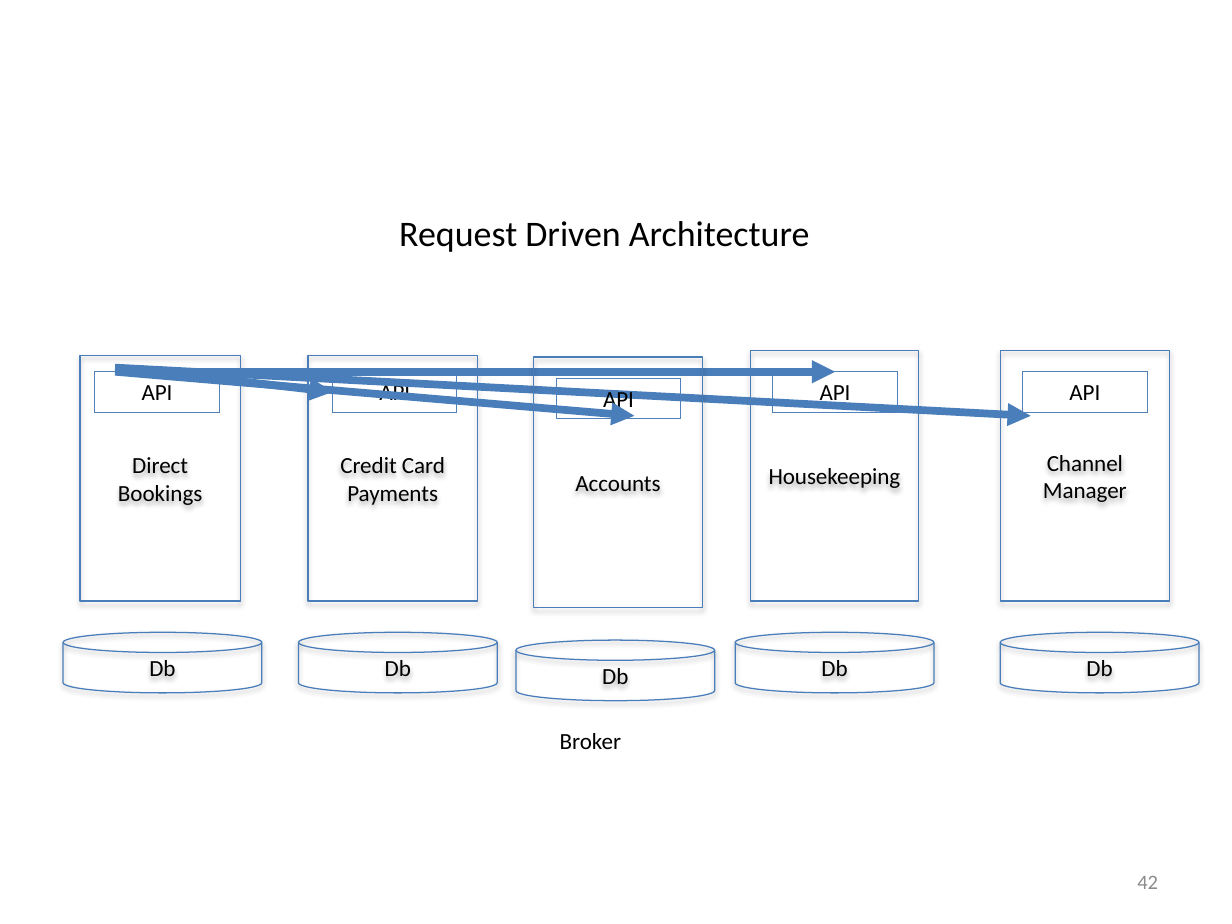
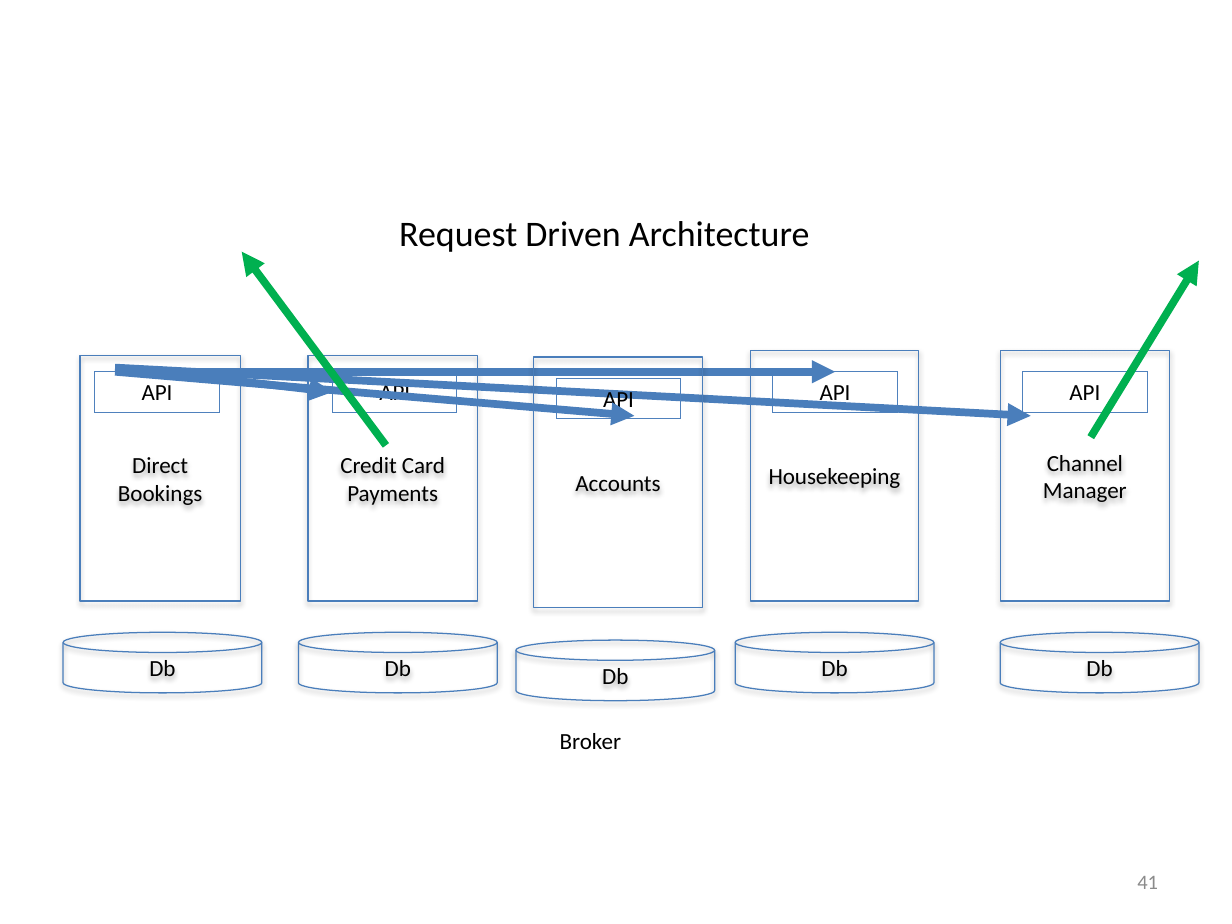
Before and after one commit to iancooper/Presentations, a slide deck: slide 41 of Practical Messaging - Day 1 - New.pptx (slide 42 before the commit). Drawn at 1232x924 pixels with LibreOffice and Linux fonts; fonts in the diff are those of the drawing. Boxes give left, top, right and bottom in pixels: in the first picture for what was removed or moved away, otherwise in the second. Text is boxed around its words. In the diff, an @@ line names an element or a change of style, - is before the commit and + after.

```diff
--- a/Practical Messaging - Day 1 - New.pptx
+++ b/Practical Messaging - Day 1 - New.pptx
@@ arrow added from (386, 446) to (241, 251), #00B050 4.5 pt @@
@@ arrow added from (1090, 437) to (1199, 261), #00B050 4.5 pt @@
@@ page number at <box>1137,876,1158,889</box>: text changed @@
-42
+41
```
Also in this commit, not shown: 8 other slides changed, 1 slide added, 2 slides removed.
